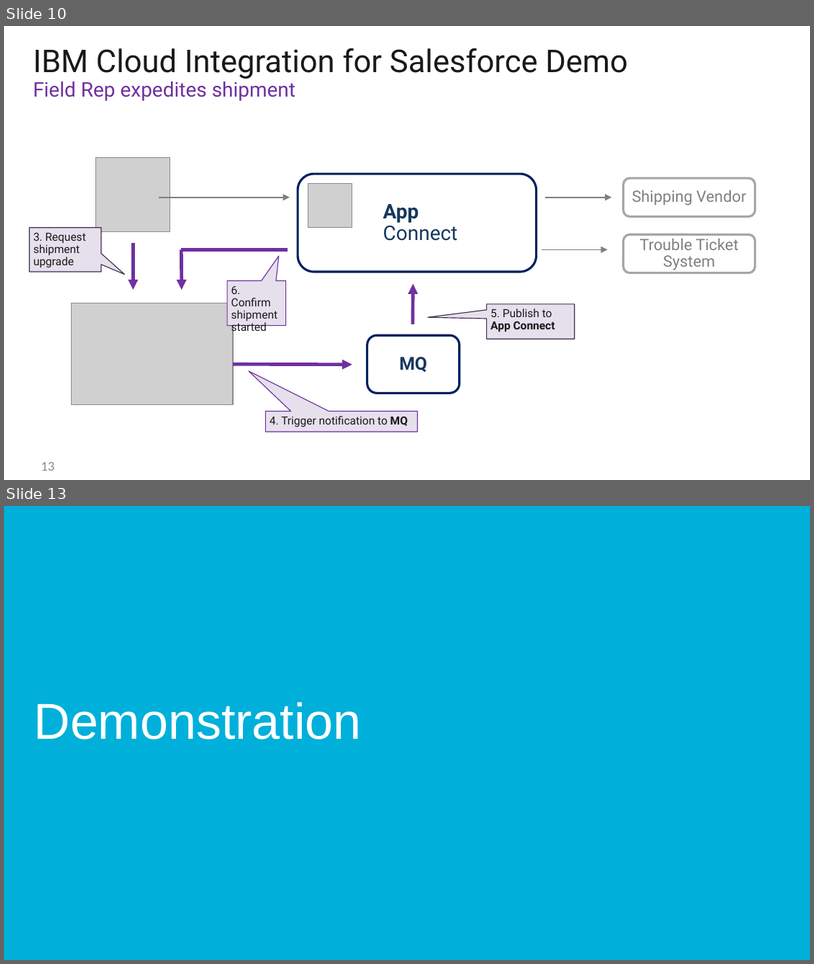
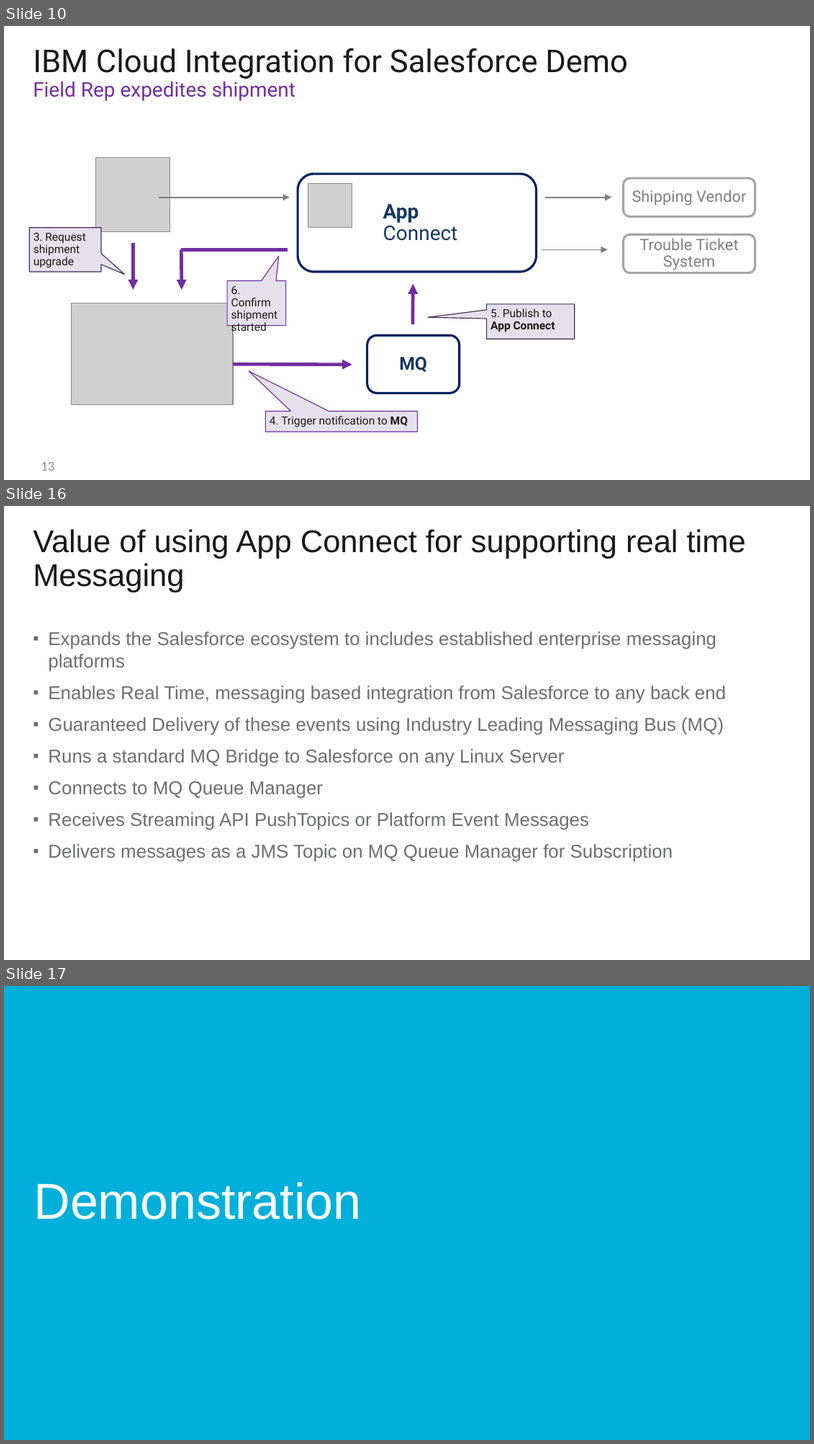
Before and after one commit to sebastiansutter/techguides, a slide deck: IBM CI for SF Demo.pptx. Shown one above the other, each under a label of ours: slides 10 and 13 before the commit, slides 10, 16 and 17 after it; the slides between them are not shown. The pictures are 814x964 and 814x1444 pixels, drawn with LibreOffice and Linux fonts; fonts in the diff are those of the drawing; grey boxes stand for pictures; background and template pictures are left out. Boxes give left, top, right and bottom in pixels: in the first picture for what was removed or moved away, otherwise in the second. Text is boxed around its words. In the diff, an @@ line names an element or a change of style, - is before the commit and + after.

```diff
--- a/IBM CI for SF Demo.pptx
+++ b/IBM CI for SF Demo.pptx
@@ slide 16 added at box(4, 506, 810, 960), background #FFFFFF @@
@@ title added at box(33, 529, 746, 592), 28 pt, text #191919 @@
+Value of using App Connect for supporting real time Messaging
@@ text added at box(48, 631, 726, 862), 16.6 pt, text #6D6E70 @@
+▪ Expands the Salesforce ecosystem to includes established enterprise messaging platforms
+▪ Enables Real Time, messaging based integration from Salesforce to any back end
+▪ Guaranteed Delivery of these events using Industry Leading Messaging Bus (MQ)
+▪ Runs a standard MQ Bridge to Salesforce on any Linux Server
+▪ Connects to MQ Queue Manager
+▪ Receives Streaming API PushTopics or Platform Event Messages
+▪ Delivers messages as a JMS Topic on MQ Queue Manager for Subscription
@@ what was slide 13 is now slide 17 @@
```
Also in this commit, not shown: 2 slides changed, 4 other slides added.
